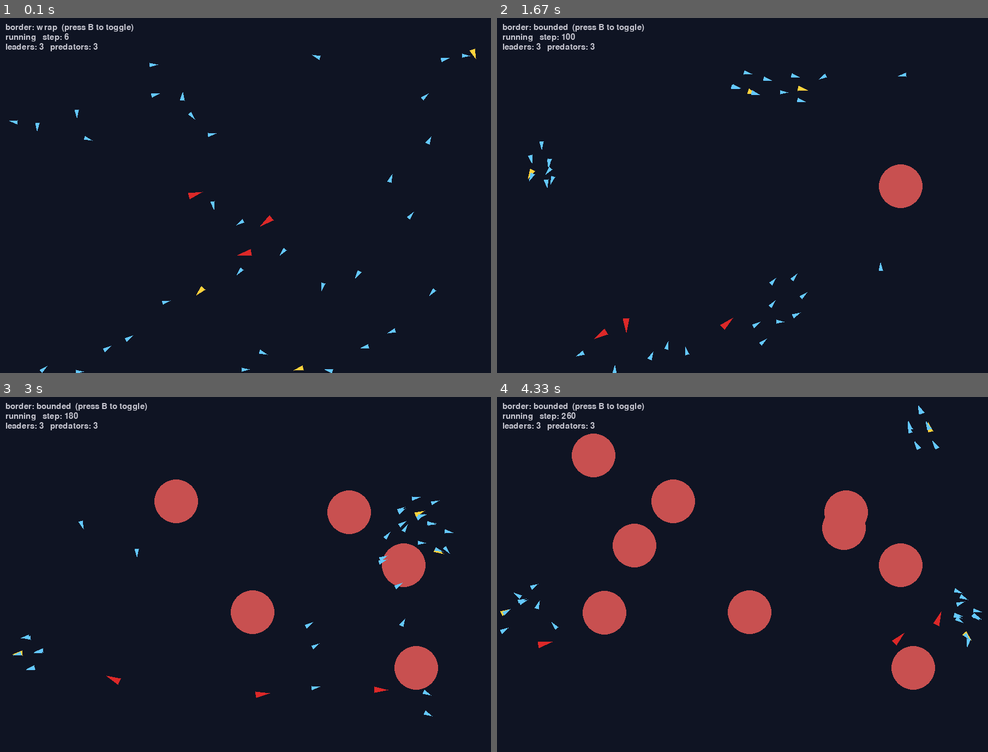
Above: before the commit, frames 1-4 (two rows, left to right).
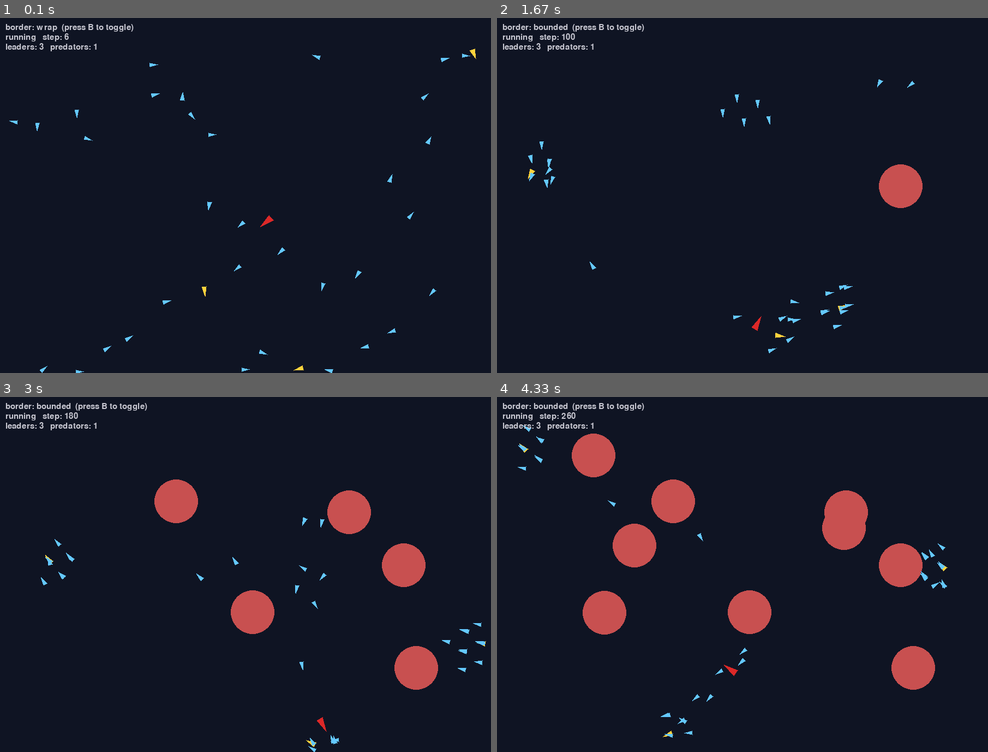
Above: after the commit, the same moments.

Repository: JoelPampam/Pygame-Boids-Gnn
Game: pygame game, started from Pygame-Boids-GNN.py
The game is run twice, just before and just after one commit, with the same random seed, the same clock (stepped at 60 frames per second) and the same inputs.
Inputs (mouse positions are in pixels of both pictures, inside the frame that each line leads up to):
- Up to frame 1 (0.1 s): no input
- Up to frame 2 (1.67 s): click (899, 184) at 0.38 s; click (791, 273) at 0.72 s; tap B at 1 s; right-click (717, 287) at 1.38 s
- Up to frame 3 (3 s): tap B at 1.73, 2.03 s; click (250, 613) at 1.75 s; click (176, 499) at 2.22 s; click (417, 666) at 2.55 s; click (348, 510) at 2.88 s
- Up to frame 4 (4.33 s): click (595, 453) at 3.22 s; click (605, 613) at 3.55 s; click (634, 546) at 3.88 s; click (845, 528) at 4.22 s

The runs differ from the first frame. In frame 1, 0.2% of the frame differs, in the area x 19-59%, y 7-81%; in frame 2, 0.7%; in frame 3, 0.8%, in the area x 2-99%, y 7-100%; in frame 4, 0.7%.

Commit message:
clean up

Diff:
--- a/Pygame-Boids-GNN.py
+++ b/Pygame-Boids-GNN.py
@@ -7,103 +7,7 @@
 import os
 from config import *
 
-"""
-# ---------------------------------------------------------------------------
-# Logging configuration
-# ---------------------------------------------------------------------------
-# Every simulation step (i.e. every unpaused frame), each boid's kinematic
-# state and its "adjacency" info (which other boids/predators fall within
-# each behavior radius) is written as one row to a CSV file, and as one
-# packed record to a binary file. Predators get their own rows too
-# (entity_type == "predator").
-#
-# Radii used to decide adjacency -- these match the distances already used
-# inside Boid.separation / Boid.cohesion / Boid.alignment below.
-SEPARATION_RADIUS = 35
-COHESION_RADIUS = 50
-ALIGNMENT_RADIUS = 100
-
-# Force weights -- how strongly each rule pulls on a boid's velocity.
-SEPARATION_WEIGHT = 0.02
-COHESION_WEIGHT = 0.001
-ALIGNMENT_WEIGHT = 0.05
-
-MIN_SPEED = 1
-MAX_SPEED = 4
-
-# ---------------------------------------------------------------------------
-# Leader / Follower settings
-# ---------------------------------------------------------------------------
-NUM_LEADERS = 3                 # first N boids created are designated leaders
-LEADER_FOLLOW_RADIUS = 250      # followers only react to a leader within this range
-LEADER_FOLLOW_WEIGHT = 0.03     # how strongly a follower steers toward its nearest leader
-LEADER_WANDER_STRENGTH = 0.15   # how sharply a leader's own wander heading can turn per step
-LEADER_WANDER_FORCE = 0.12      # how strongly the wander heading pulls a leader's velocity
-LEADER_COLOR = (255, 210, 60)
-FOLLOWER_COLOR = (100, 200, 255)
-
-# ---------------------------------------------------------------------------
-# Predator settings
-# ---------------------------------------------------------------------------
-NUM_PREDATORS = 1
-PREDATOR_AVOID_RADIUS = 120     # boids inside this radius of a predator will flee
-PREDATOR_AVOID_WEIGHT = 3.0     # strength of the flee force
-PREDATOR_CHASE_WEIGHT = 0.01    # how strongly a predator steers toward the nearest boid
-PREDATOR_MIN_SPEED = 1.5
-PREDATOR_MAX_SPEED = 3.5
-PREDATOR_COLOR = (220, 40, 40)
-
-# ---------------------------------------------------------------------------
-# World border settings
-# ---------------------------------------------------------------------------
-# "wrap"    -> classic torus/"sphere" behavior: exiting one edge re-enters on
-#              the opposite edge (this was the only behavior before).
-# "bounded" -> "end of the world": boids/predators cannot cross the edge --
-#              they get steered back in and lose their along-wall speed as
-#              they approach it, then hard-bounced so they never actually
-#              leave the screen or glide along an edge indefinitely.
-# Press B during the simulation to toggle this live; it also changes what
-# gets written to the log files (see the "border_mode" column/field).
-BORDER_MODE = "wrap"            # "wrap" or "bounded"
-BORDER_MARGIN = 100             # bounded mode: distance from edge where turning starts
-BORDER_TURN_WEIGHT = 1.6        # bounded mode: how hard to steer away from the edge -- has
-                                 # to be bigger than it looks like it should, since it needs
-                                 # to be able to out-muscle a whole cluster of boids all
-                                 # cohering toward each other right at the wall
-BORDER_BOUNCE_KICK = 1.0        # bounded mode: minimum outward speed added on contact
-                                 # with the wall itself -- prevents stalling in a corner
-BORDER_EDGE_DRAG = 0.4          # bounded mode: how much along-wall (tangential) speed
-                                 # bleeds off near a wall -- prevents gliding along the edge
-
-WORLD_WIDTH = 900
-WORLD_HEIGHT = 650
-
-SCRIPT_DIR = os.path.dirname(os.path.abspath(__file__))
-
-CSV_PATH = os.path.join(SCRIPT_DIR, "boids_log.csv")
-BIN_PATH = os.path.join(SCRIPT_DIR, "boids_log.bin")
-# How many simulation steps to record. Recording starts at step 0 and stops
-# automatically once this many steps have been logged (steps only advance
-# while unpaused, so pausing does not count against this budget).
-# 0.016 between each step
-RECORD_STEPS = 37500
-FPS = 60  # used only for the "elapsed time" message printed when done
-
-# If True, the whole program exits (closing the pygame window) the moment
-# recording finishes. If False, the simulation keeps running/visible but
-# no further rows are written to the log files.
-QUIT_WHEN_RECORDING_DONE = False
-
-# ---------------------------------------------------------------------------
-# Headless data-generation mode
-# ---------------------------------------------------------------------------
-# If True, no window is created and nothing is drawn -- the sim just runs
-# the physics and writes to the log files as fast as it can (no 60fps cap),
-# then exits automatically the moment RECORD_STEPS have been written.
-# Use this when you only want boids_log.csv / boids_log.bin and don't care
-# about watching the simulation.
-HEADLESS_MODE = False
-"""
+
 
 CSV_FIELDS = [
     "step", "entity_type", "entity_id", "x", "y", "x_vel", "y_vel",
--- a/config.py
+++ b/config.py
@@ -1,5 +1,16 @@
 import os
 
+# ---------------------------------------------------------------------------
+# Logging configuration
+# ---------------------------------------------------------------------------
+# Every simulation step (i.e. every unpaused frame), each boid's kinematic
+# state and its "adjacency" info (which other boids/predators fall within
+# each behavior radius) is written as one row to a CSV file, and as one
+# packed record to a binary file. Predators get their own rows too
+# (entity_type == "predator").
+#
+# Radii used to decide adjacency -- these match the distances already used
+# inside Boid.separation / Boid.cohesion / Boid.alignment below.
 
 # ==========================================================
 # Boids Behavior
@@ -7,6 +18,7 @@
 SEPARATION_RADIUS = 35
 COHESION_RADIUS = 50
 ALIGNMENT_RADIUS = 100
+# Force weights -- how strongly each rule pulls on a boid's velocity.
 SEPARATION_WEIGHT = 0.02
 COHESION_WEIGHT = 0.001
 ALIGNMENT_WEIGHT = 0.05
@@ -15,43 +27,70 @@
 # ==========================================================
 # Leader / Follower
 # ==========================================================
-NUM_LEADERS = 3
-LEADER_FOLLOW_RADIUS = 250
-LEADER_FOLLOW_WEIGHT = 0.03
-LEADER_WANDER_STRENGTH = 0.15
-LEADER_WANDER_FORCE = 0.12
-LEADER_COLOR = (255,210,60)
-FOLLOWER_COLOR = (100,200,255)
+NUM_LEADERS = 3                 # first N boids created are designated leaders
+LEADER_FOLLOW_RADIUS = 250      # followers only react to a leader within this range
+LEADER_FOLLOW_WEIGHT = 0.03     # how strongly a follower steers toward its nearest leader
+LEADER_WANDER_STRENGTH = 0.15   # how sharply a leader's own wander heading can turn per step
+LEADER_WANDER_FORCE = 0.12      # how strongly the wander heading pulls a leader's velocity
+LEADER_COLOR = (255, 210, 60)
+FOLLOWER_COLOR = (100, 200, 255)
 # ==========================================================
 # Predator
 # ==========================================================
-NUM_PREDATORS = 3
-PREDATOR_AVOID_RADIUS = 120
-PREDATOR_AVOID_WEIGHT = 3.0
-PREDATOR_CHASE_WEIGHT = 0.01
+NUM_PREDATORS = 1
+PREDATOR_AVOID_RADIUS = 120     # boids inside this radius of a predator will flee
+PREDATOR_AVOID_WEIGHT = 3.0     # strength of the flee force
+PREDATOR_CHASE_WEIGHT = 0.01    # how strongly a predator steers toward the nearest boid
 PREDATOR_MIN_SPEED = 1.5
 PREDATOR_MAX_SPEED = 3.5
-PREDATOR_COLOR = (220,40,40)
-# ==========================================================
-# World
-# ==========================================================
+PREDATOR_COLOR = (220, 40, 40)
+# ---------------------------------------------------------------------------
+# World border settings
+# ---------------------------------------------------------------------------
+# "wrap"    -> classic torus/"sphere" behavior: exiting one edge re-enters on
+#              the opposite edge (this was the only behavior before).
+# "bounded" -> "end of the world": boids/predators cannot cross the edge --
+#              they get steered back in and lose their along-wall speed as
+#              they approach it, then hard-bounced so they never actually
+#              leave the screen or glide along an edge indefinitely.
+# Press B during the simulation to toggle this live; it also changes what
+# gets written to the log files (see the "border_mode" column/field).
+BORDER_MODE = "wrap"            # "wrap" or "bounded"
+BORDER_MARGIN = 100             # bounded mode: distance from edge where turning starts
+BORDER_TURN_WEIGHT = 1.6        # bounded mode: how hard to steer away from the edge -- has
+                                 # to be bigger than it looks like it should, since it needs
+                                 # to be able to out-muscle a whole cluster of boids all
+                                 # cohering toward each other right at the wall
+BORDER_BOUNCE_KICK = 1.0        # bounded mode: minimum outward speed added on contact
+                                 # with the wall itself -- prevents stalling in a corner
+BORDER_EDGE_DRAG = 0.4          # bounded mode: how much along-wall (tangential) speed
+                                 # bleeds off near a wall -- prevents gliding along the edge
+
 WORLD_WIDTH = 900
 WORLD_HEIGHT = 650
-BORDER_MODE = "wrap"
-BORDER_MARGIN = 100
-BORDER_TURN_WEIGHT = 1.6
-BORDER_BOUNCE_KICK = 1.0
-BORDER_EDGE_DRAG = 0.4
-# ==========================================================
-# Simulation
-# ==========================================================
+
+SCRIPT_DIR = os.path.dirname(os.path.abspath(__file__))
+
+CSV_PATH = os.path.join(SCRIPT_DIR, "boids_log.csv")
+BIN_PATH = os.path.join(SCRIPT_DIR, "boids_log.bin")
+# How many simulation steps to record. Recording starts at step 0 and stops
+# automatically once this many steps have been logged (steps only advance
+# while unpaused, so pausing does not count against this budget).
+# 0.016 between each step
 RECORD_STEPS = 37500
-FPS = 60
+FPS = 60  # used only for the "elapsed time" message printed when done
+
+# If True, the whole program exits (closing the pygame window) the moment
+# recording finishes. If False, the simulation keeps running/visible but
+# no further rows are written to the log files.
+QUIT_WHEN_RECORDING_DONE = False
+
+# ---------------------------------------------------------------------------
+# Headless data-generation mode
+# ---------------------------------------------------------------------------
+# If True, no window is created and nothing is drawn -- the sim just runs
+# the physics and writes to the log files as fast as it can (no 60fps cap),
+# then exits automatically the moment RECORD_STEPS have been written.
+# Use this when you only want boids_log.csv / boids_log.bin and don't care
+# about watching the simulation.
 HEADLESS_MODE = False
-QUIT_WHEN_RECORDING_DONE = False
-# ==========================================================
-# Files
-# ==========================================================
-SCRIPT_DIR = os.path.dirname(os.path.abspath(__file__))
-CSV_PATH = os.path.join(SCRIPT_DIR,"boids_log.csv")
-BIN_PATH = os.path.join(SCRIPT_DIR,"boids_log.bin")
